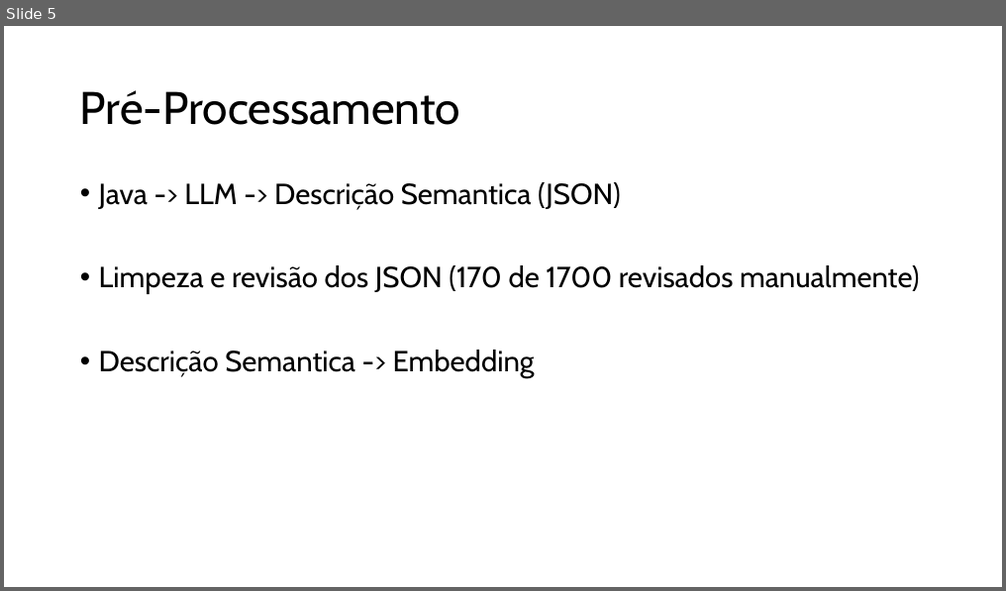
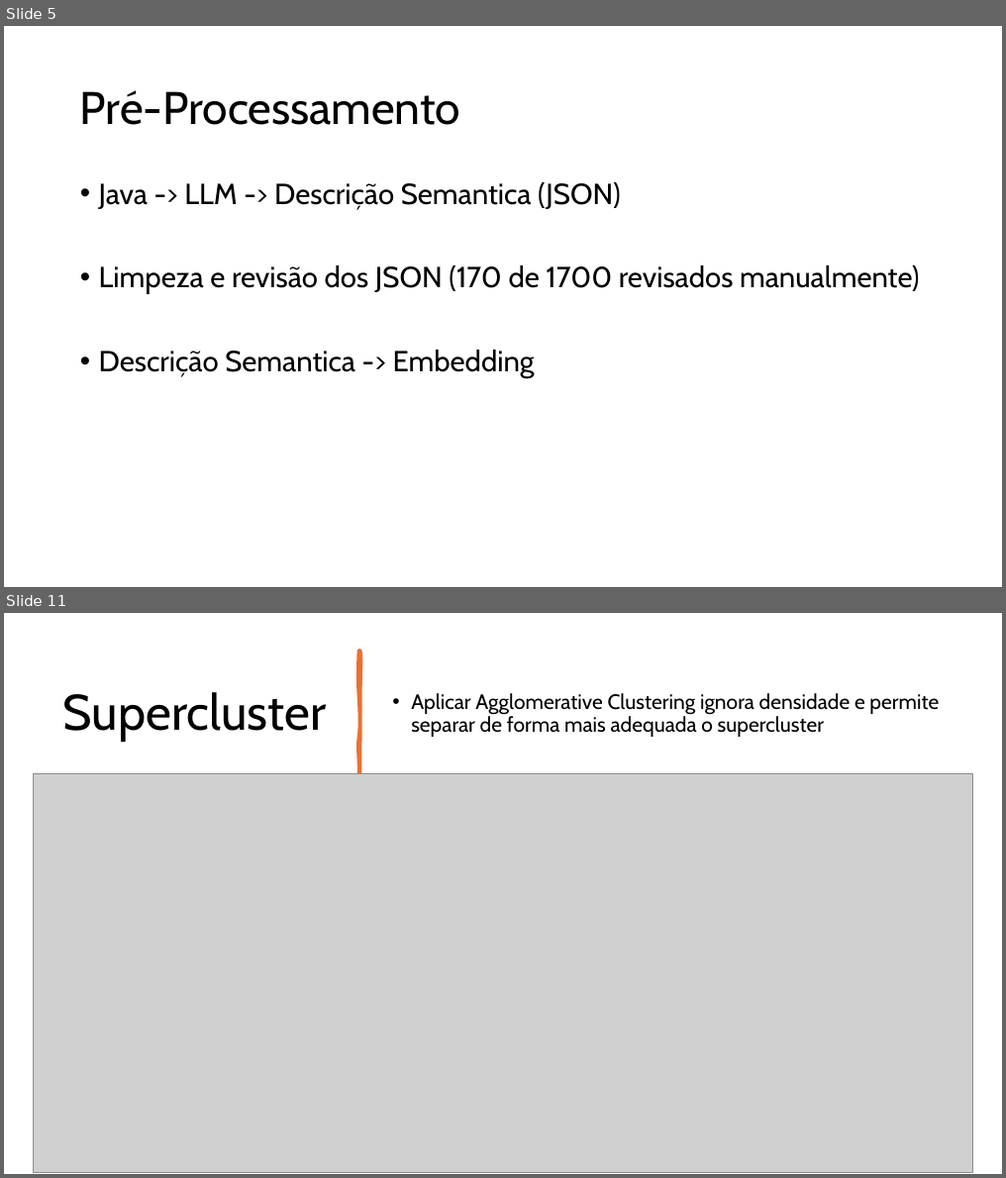
Before and after one commit to gilcesarf/imd3003-202502-projeto, a slide deck: CamelRouteEmbeddingAnalysis-Apresentacao.pptx. Shown one above the other, each under a label of ours: slide 5 before the commit, slides 5 and 11 after it; the slides between them are not shown. The pictures are 1006x591 and 1006x1178 pixels, drawn with LibreOffice and Linux fonts; fonts in the diff are those of the drawing; grey boxes stand for pictures. Boxes give left, top, right and bottom in pixels: in the first picture for what was removed or moved away, otherwise in the second. Text is boxed around its words. In the diff, an @@ line names an element or a change of style, - is before the commit and + after.

```diff
--- a/CamelRouteEmbeddingAnalysis-Apresentacao.pptx
+++ b/CamelRouteEmbeddingAnalysis-Apresentacao.pptx
@@ slide 11 added at (x1=4, y1=613, x2=1002, y2=1174), background #FFFFFF @@
@@ freeform shape added at (x1=358, y1=651, x2=360, y2=777), fill #E97132, outline #E97132 3.25 pt @@
@@ title added at (x1=63, y1=692, x2=327, y2=741), 48 pt, text #000000 @@
+Supercluster
@@ text added at (x1=411, y1=693, x2=939, y2=737), 20 pt, text #000000 @@
+• Aplicar Agglomerative Clustering ignora densidade e permite separar de forma mais adequada o supercluster
@@ picture added at (x1=34, y1=774, x2=973, y2=1173) @@
```
Also in this commit, not shown: 5 slides changed, 5 other slides added, 1 slide removed, 1 other file.
